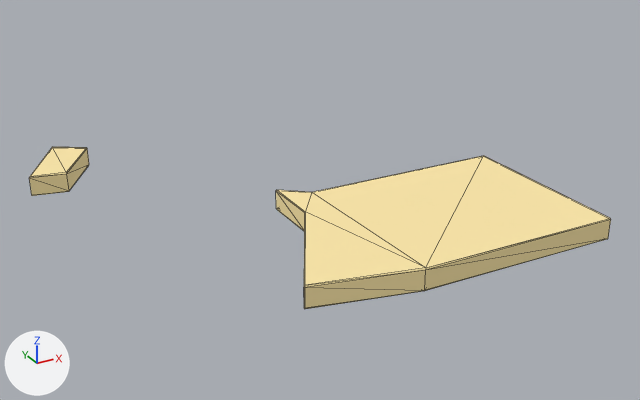
Two versions of the glTF model public/models/countries/GNQ.glb, one commit apart.
Rendered twice from a 50 mm camera at (-1.156, -2.323, 1.145) aimed at (0.065, -0.103, 0.034). The lights are fixed; the arrows at lower left show +X, +Y and +Z. The older version comes first. Mesh edges are drawn as thin lines. Vertices at exactly the same position are counted once.
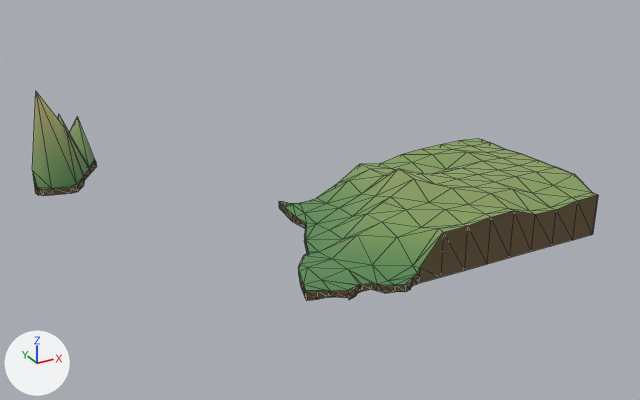
Edits to the bpy script that builds the scene:
```text
Add mat_terreno_dem:
    mat_terreno_dem = bpy.data.materials.new('Terreno DEM')
    mat_terreno_dem.use_nodes = True; mat_terreno_dem.node_tree.nodes.clear()
    _N = mat_terreno_dem.node_tree.nodes; _L = mat_terreno_dem.node_tree.links
    n0 = _N.new('ShaderNodeBsdfPrincipled'); n0.name = 'Principled BSDF'
    n0.inputs[1].default_value = 1.0  # 'Metallic'
    n0.inputs[2].default_value = 0.95  # 'Roughness'
    n1 = _N.new('ShaderNodeOutputMaterial'); n1.name = 'Material Output'
    n2 = _N.new('ShaderNodeVertexColor'); n2.name = 'Color Attribute'
    _L.new(n0.outputs[0], n1.inputs[0])  # 'BSDF' to 'Surface'
    _L.new(n2.outputs[0], n0.inputs[0])  # 'Color' to 'Base Color'
Add mat_base_cartográfica:
    mat_base_cartográfica = principled_material('Base cartográfica')
    mat_base_cartográfica.base_color = (0.34, 0.26, 0.16)  # brown #9e8b6f
    mat_base_cartográfica.metallic = 1.0
    mat_base_cartográfica.roughness = 1.0
Change me_mesh_0:
    used by ob_mesh_0; location = (0.0, 0.0, 0.0)
    remove me_mesh_0.from_pydata(...)  # 44 vertices, 80 faces; spans x -0.701..0.701, y -0.689..0.69, z 0.0..0.068
    remove me_mesh_0.materials.append(mat_cor_sólida)  # beige #ffeaaa
    add me_mesh_0.from_pydata(...)  # 289 vertices, 516 faces; spans x -0.685..0.685, y -0.662..0.662, z 0.0..0.338
    me_mesh_0 part 1: the loose piece of 28 vertices spanning x -0.262..0.701, y -0.689..-0.035, z 0.0..0.068 is rebuilt with 221 vertices and now spans x -0.237..0.685, y -0.662..-0.026, z 0.0..0.184
    me_mesh_0 part 2: a new loose piece of 68 vertices spanning x -0.685..-0.441, y 0.406..0.662, z 0.0..0.338
    me_mesh_0 part 3
    16 vertices are removed from x -0.701..-0.463, y 0.42..0.69, z 0.0..0.068
    28 faces are deleted
    add me_mesh_0.materials.append(mat_terreno_dem)
    add me_mesh_0.materials.append(mat_base_cartográfica)  # brown #9e8b6f
```

Where the change shows, as pixel boxes (x1, y1, x2, y2) in the pictures (640 x 400 px):
'Mesh_0', reshaped, recoloured (29% taller): before (29, 147, 611, 309); after (32, 92, 598, 301)
part 1 of me_mesh_0, rebuilt (6% taller): before (276, 156, 611, 309); after (279, 138, 598, 301)
part 2 of me_mesh_0, added: after (32, 92, 97, 196)
part 3 of me_mesh_0, deleted (beige): before (29, 147, 89, 196)
